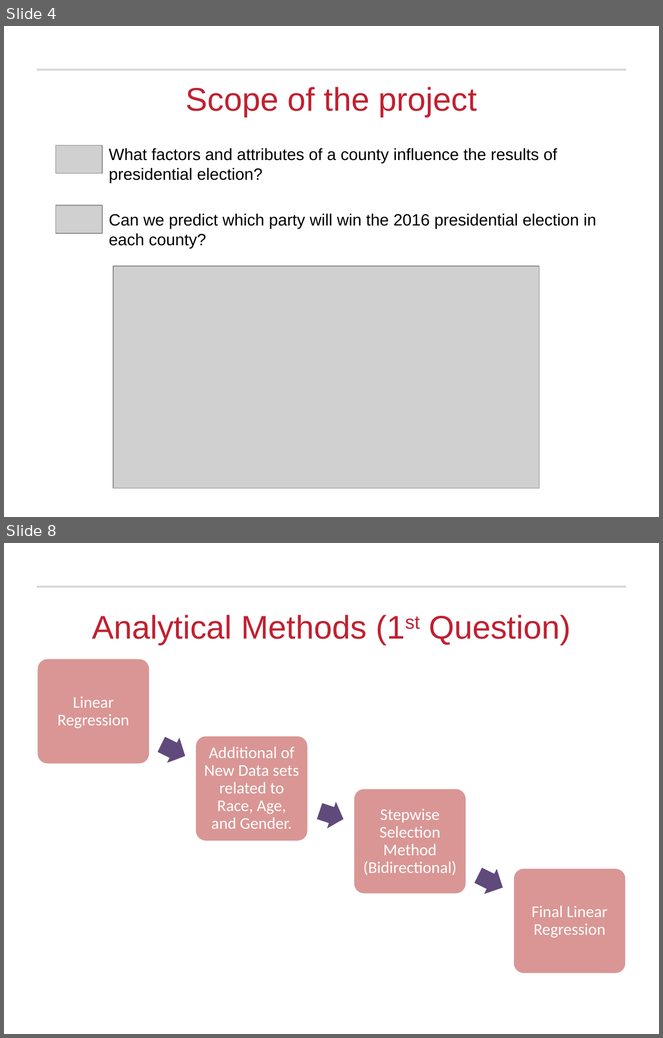
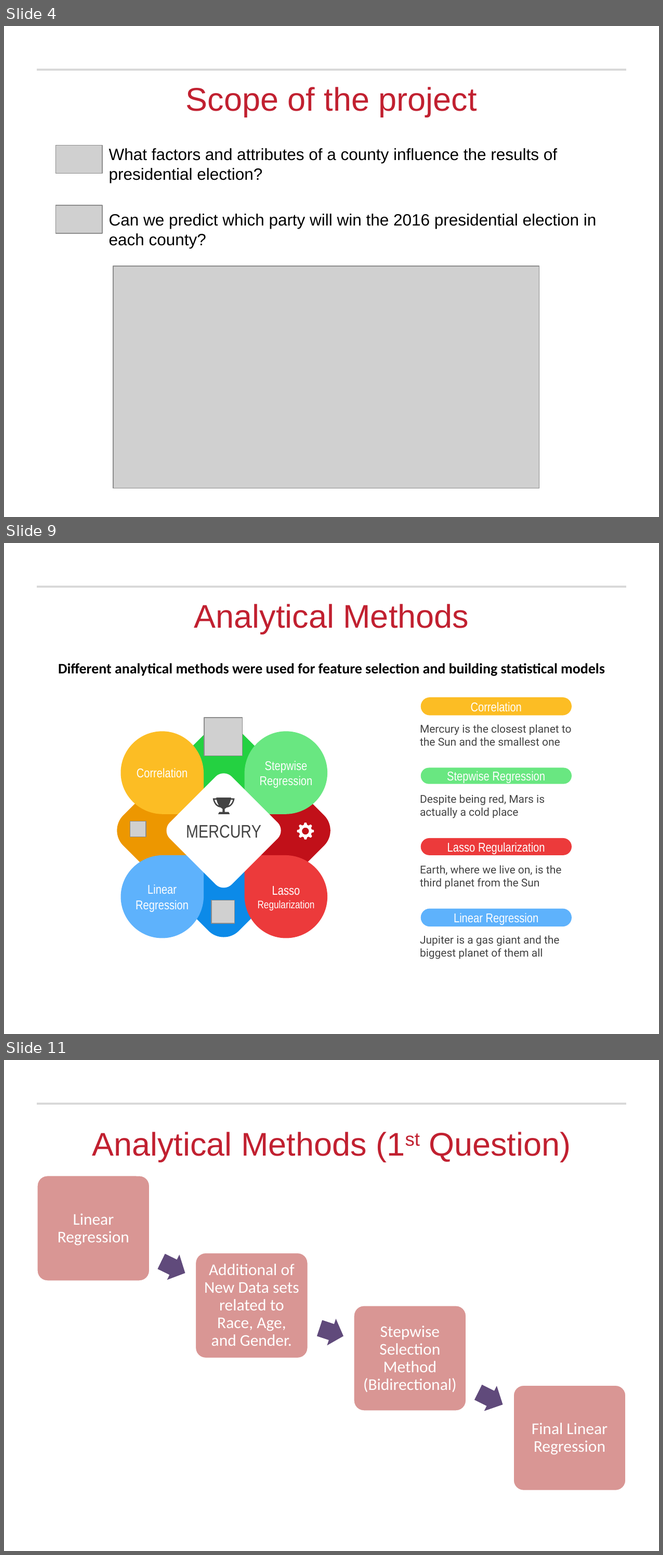
Before and after one commit to rajakash31/Presidential_Election_2016_Classification, a slide deck: Final Submission/Presidential Election Analysis_Final.pptx. Shown one above the other, each under a label of ours: slides 4 and 8 before the commit, slides 4, 9 and 11 after it; the slides between them are not shown. The pictures are 663x1038 and 663x1555 pixels, drawn with LibreOffice and Linux fonts; fonts in the diff are those of the drawing; grey boxes stand for pictures; background and template pictures are left out. Boxes give left, top, right and bottom in pixels: in the first picture for what was removed or moved away, otherwise in the second. Text is boxed around its words. In the diff, an @@ line names an element or a change of style, - is before the commit and + after.

Commit message:
analytical slide

```diff
--- a/Final Submission/Presidential Election Analysis_Final.pptx
+++ b/Final Submission/Presidential Election Analysis_Final.pptx
@@ slide 9 added at (4, 543, 659, 1034), background #FFFFFF; not listed: 1 template element that a slide beside it also shows @@
@@ title added at (194, 604, 469, 634), 36 pt, text #C12030 @@
+Analytical Methods
@@ text added at (58, 663, 605, 676), 16 pt, text #000000, bold @@
+Different analytical methods were used for feature selection and building statistical models
@@ rounded rectangle added at (421, 697, 571, 716), fill #FCBD24, 14 pt, text #FFFFFF @@
+Correlation
@@ freeform shape added at (166, 724, 281, 831), fill #24D141 @@
@@ picture added at (205, 718, 243, 756) @@
@@ text added at (420, 724, 572, 746), 12 pt, text #434343 @@
+Mercury is the closest planet to the Sun and the smallest one
@@ freeform shape added at (120, 732, 204, 815), fill #FCBD24, 14 pt, text #FFFFFF @@
+Correlation
@@ freeform shape added at (244, 732, 327, 815), fill #69E781, 14 pt, text #FFFFFF @@
+Stepwise Regression
@@ freeform shape added at (115, 773, 223, 888), fill #ED9700 @@
@@ freeform shape added at (165, 774, 282, 888), fill #FFFFFF, 20 pt, text #434343 @@
+MERCURY
@@ freeform shape added at (223, 773, 332, 888), fill #C11019 @@
@@ rounded rectangle added at (421, 768, 571, 784), fill #69E781, 14 pt, text #FFFFFF @@
+Stepwise Regression
@@ freeform shape added at (213, 798, 235, 814), fill #434343 @@
@@ text added at (420, 795, 545, 819), 12 pt, text #434343 @@
+Despite being red, Mars is actually a cold place
@@ picture added at (130, 822, 146, 837) @@
@@ freeform shape added at (297, 823, 314, 840), fill #FFFFFF @@
@@ freeform shape added at (166, 831, 281, 938), fill #0C8AE8 @@
@@ rounded rectangle added at (421, 838, 571, 856), fill #EC3A3B, 14 pt, text #FFFFFF @@
+Lasso Regularization
@@ freeform shape added at (120, 856, 204, 939), fill #5EB2FC, 14 pt, text #FFFFFF @@
+Linear Regression
@@ freeform shape added at (244, 856, 327, 939), fill #EC3A3B, 12 pt, text #FFFFFF @@
+Lasso Regularization
@@ text added at (420, 865, 562, 889), 12 pt, text #434343 @@
+Earth, where we live on, is the third planet from the Sun
@@ picture added at (211, 901, 235, 924) @@
@@ rounded rectangle added at (421, 909, 571, 927), fill #5EB2FC, 14 pt, text #FFFFFF @@
+Linear Regression
@@ text added at (420, 936, 560, 960), 12 pt, text #434343 @@
+Jupiter is a gas giant and the biggest planet of them all
@@ what was slide 8 is now slide 11 @@
```
Also in this commit, not shown: 3 slides changed, 4 other slides added, 2 slides removed, 7 other files.
